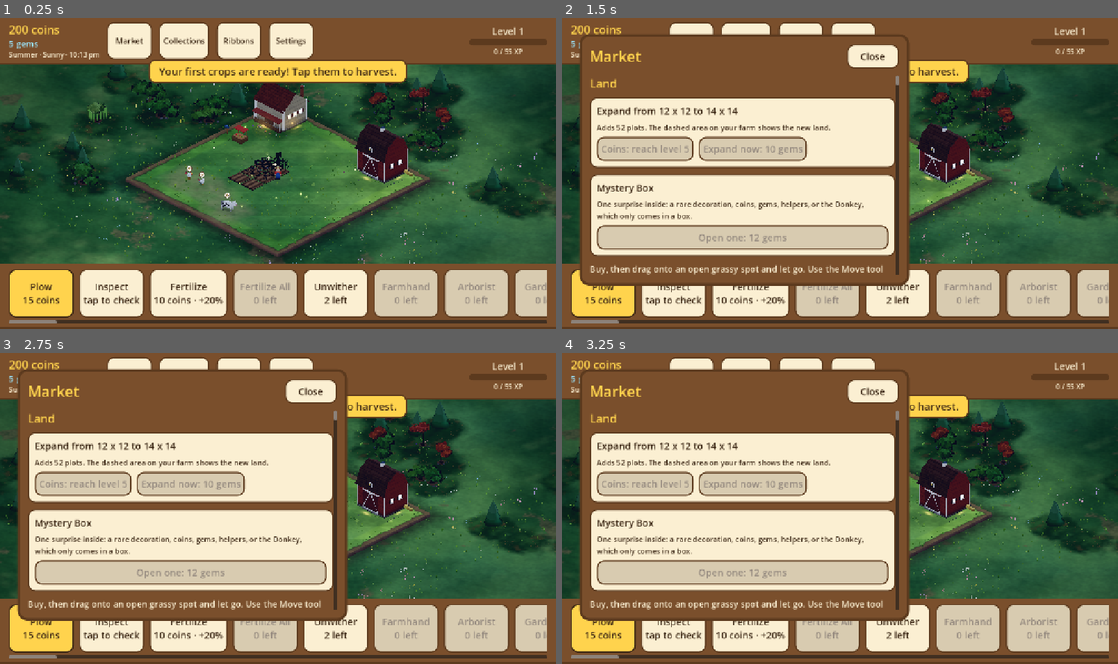
Above: before the commit, frames 1-4 (two rows, left to right).
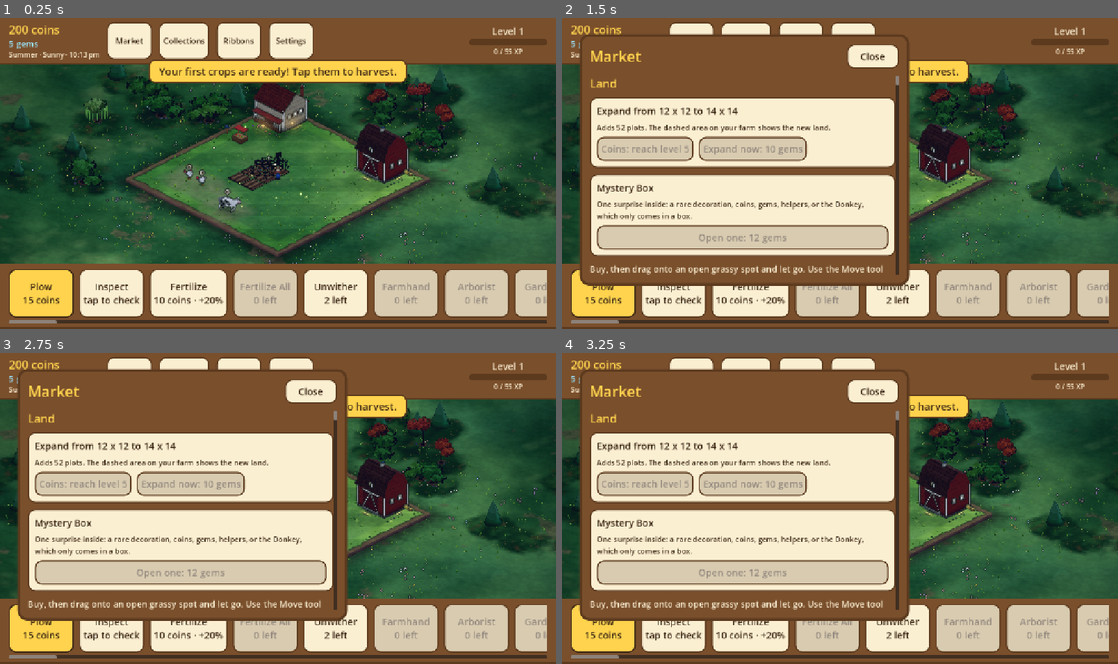
Above: after the commit, the same moments.

Repository: aniket-patra-1998/farm-game
Game: Godot game, scene res://scenes/main.tscn
Same seed, same stepped clock (60 frames per second), same inputs: the game is played once before the commit and once after it.
Inputs:
- Up to frame 1 (0.25 s): no input
- Up to frame 2 (1.5 s): click "Market" at 0.5 s; click "Collections" at 1.25 s
- Up to frame 3 (2.75 s): click "Ribbons" at 2 s
- Up to frame 4 (3.25 s): click "Plow 15 coins" at 2.75 s

The runs differ from the first frame. In frame 1, 2.4% of the frame differs, in the area x 8-97%, y 18-80%; in frame 2, 0.9%; in frame 3, 0.9%; in frame 4, 0.9%.

Commit message:
FarmVille proportions: bigger animals, trees and decorations; ink outline pass in the colour grade
Co-Authored-By: Claude Sonnet 5.5 <noreply@anthropic.com>
Claude-Session: https://claude.ai/code/session_014fNSr1LTa4ZmUtF6K6voar

Diff:
--- a/data/scale_guide.json
+++ b/data/scale_guide.json
@@ -1,7 +1,27 @@
 {
   "_doc": "How tall each kind of thing should stand, in tiles (scripts/world3d/scale_guide.gd): [lowest, highest]. A mo …(289 unchanged characters)…
   "heights": {
-    "tree": [1.2, 2.0],
-    "bloom": [0.3, 0.5]
+    "tree": [
+      1.5,
+      2.4
+    ],
+    "bloom": [
+      0.3,
+      0.5
+    ]
+  },
+  "decor": {
+    "_doc": "Decorations are drawn this much bigger than they are modelled: FarmVille's were chunky and filled their tile. `default` for every decoration, `ids` for the ones that already fill their footprint.",
+    "default": 1.5,
+    "ids": {
+      "flower_bed": 1.0,
+      "small_pond": 1.0,
+      "large_pond": 1.0,
+      "bridge": 1.0,
+      "arbor": 1.15,
+      "farm_stand": 1.15,
+      "water_well": 1.2,
+      "mailbox": 1.3
+    }
   }
 }
--- a/scripts/main.gd
+++ b/scripts/main.gd
@@ -5,6 +5,7 @@
 ## Touch: pinch to zoom, two-finger drag to move, or one-finger drag with the Hand tool.
 ## Mouse: wheel to zoom, right- or middle-drag to move. Trackpad gestures also work.
 
+const INK := 0.6   # the dark outline drawn round things (grade.gdshader), 0 off: FarmVille's inked look
 const MAX_ZOOM_FACTOR := 3.5 # how far you can zoom in, relative to the whole-farm view
 const WHEEL_STEP := 1.1
 
@@ -149,6 +150,7 @@
 	shadows.strength = 0.0 if sun < 0.0 else (1.0 - dark) * clampf(1.0 - absf(cover - 0.45) / 0.4, 0.0, 1.0)
 	# Colour grade: richer by day, cool and soft at night, warm low sun, fog haze.
 	var m := grade.material as ShaderMaterial
+	m.set_shader_parameter("ink", INK)
 	m.set_shader_parameter("saturation", lerpf(1.12, 0.92, dark) * (1.0 - float(w["desat"])))
 	m.set_shader_parameter("contrast", lerpf(1.08, 0.98, dark))
 	m.set_shader_parameter("lift", Vector3(0.02, 0.035, 0.08) * dark)
--- a/scripts/world3d/animal_3d.gd
+++ b/scripts/world3d/animal_3d.gd
@@ -9,7 +9,7 @@
 ## Local space: the animal faces +x, up is +y, its left side is -z. Sizes are the rig's pixels (made for a
 ## 128-pixel tile) times PX, so a cow is a little over half a tile long.
 
-const PX := 1.4 / IsoProjection.PX_PER_UNIT    # rig pixels to world units (a cow fills most of a tile)
+const PX := 1.9 / IsoProjection.PX_PER_UNIT    # rig pixels to world units (a cow is about a tile long, as in FarmVille)
 const TURN_RATE := 6.0                          # how fast it turns to face where it's going (radians/s)
 ## The two ways an animal stands when still: side-on to the camera, turned a little toward it (FarmVille's
 ## three-quarter view), facing screen right or screen left. 0 faces +x; screen right is +x -z (pi/4).
--- a/scripts/world3d/decor_model.gd
+++ b/scripts/world3d/decor_model.gd
@@ -299,6 +299,10 @@
 			ModelKit.box(root, c + Vector3(-0.2, 0, -0.2), c + Vector3(0.2, 0.4, 0.2), ModelKit.surface(col, "boards"))
 	if SWAY_BY_ID.has(id):
 		ModelKit.sway_all(root, SWAY_BY_ID[id])
+	# Chunkier than modelled, about the middle of its footprint (the ground stays where it is).
+	var chunk := ScaleGuide.decor_scale(id)
+	root.scale = Vector3.ONE * chunk
+	root.position = c * (1.0 - chunk)
 	return ModelKit.bake(root)
 
 
--- a/scripts/world3d/scale_guide.gd
+++ b/scripts/world3d/scale_guide.gd
@@ -9,6 +9,7 @@
 
 static var _ranges := {}
 static var _factors := {}
+static var _decor := {}
 
 
 ## What to multiply an item's size by so it stands within its kind's range (1.0 when it already does, or its
@@ -24,6 +25,16 @@
 			f = clampf(h, float(range_of[0]), float(range_of[1])) / h
 	_factors[id] = f
 	return f
+
+
+## How much bigger a decoration is drawn than it is modelled (1.0 for anything with no entry and no default).
+static func decor_scale(id: String) -> float:
+	if _decor.is_empty():
+		var parsed: Variant = JSON.parse_string(FileAccess.get_file_as_string(DATA))
+		_decor = (parsed as Dictionary).get("decor", {}) if parsed is Dictionary else {}
+		if _decor.is_empty():
+			_decor = {"default": 1.0}
+	return float((_decor.get("ids", {}) as Dictionary).get(id, _decor.get("default", 1.0)))
 
 
 static func _heights() -> Dictionary:
--- a/scripts/world3d/tree_model.gd
+++ b/scripts/world3d/tree_model.gd
@@ -24,8 +24,8 @@
 const FRUIT_GROWING := 3
 const FLOWERS: Array[Color] = [Color("#f6e04a"), Color("#f7f2e8"), Color("#e98bb0"), Color("#9b7be0")]
 const TRUNK_BULK := 0.7     # trunks are drawn a little slimmer than the data says
-const TRUNK_TALL := 0.8     # and shorter: FarmVille's crowns sit low on a short trunk, the crown is the tree
-const CROWN_GROW := 1.3     # and the crown is big, well over a tile across, the way FarmVille's were
+const TRUNK_TALL := 1.0     # a trunk shows under the crown, the crown is the tree
+const CROWN_GROW := 1.55    # and the crown is big, well over a tile across, the way FarmVille's were
 const TRUNK_VARY_MIN := 0.85   # each tree's trunk is its own length, apart from its crown's size
 const TRUNK_VARY_MAX := 1.25
 const TALL_MIN := 0.85      # each tree is its own height, this much of its kind's..
--- a/shaders/grade.gdshader
+++ b/shaders/grade.gdshader
@@ -11,9 +11,24 @@
 uniform vec2 warm_from = vec2(0.0, 0.3);        // screen position of the sun side
 uniform vec4 haze = vec4(0.86, 0.88, 0.9, 0.0); // rgb = fog colour, a = strength
 uniform float vignette = 0.2;
+uniform float ink = 0.0;          // the dark outline round things, 0 off .. 1 full (FarmVille's inked look)
+uniform float ink_reach = 1.0;    // how many pixels out it looks for an edge
+uniform float ink_from = 0.3;     // how big a jump in light or colour makes an edge
+uniform vec3 ink_colour = vec3(0.07, 0.1, 0.05);
 
 void fragment() {
 	vec3 c = texture(screen_tex, SCREEN_UV).rgb;
+	if (ink > 0.0) {
+		vec2 px = ink_reach / vec2(textureSize(screen_tex, 0));
+		vec3 e = texture(screen_tex, SCREEN_UV + vec2(px.x, 0.0)).rgb;
+		vec3 w = texture(screen_tex, SCREEN_UV - vec2(px.x, 0.0)).rgb;
+		vec3 s = texture(screen_tex, SCREEN_UV + vec2(0.0, px.y)).rgb;
+		vec3 n = texture(screen_tex, SCREEN_UV - vec2(0.0, px.y)).rgb;
+		// Lightness counts most, colour a little, so a green tree against green grass still gets its edge.
+		float jump = length(e - w) + length(s - n);
+		float edge = smoothstep(ink_from, ink_from * 3.0, jump);
+		c = mix(c, ink_colour, edge * ink);
+	}
 	float l = dot(c, vec3(0.299, 0.587, 0.114));
 	c = mix(vec3(l), c, saturation);
 	c = (c - 0.5) * contrast + 0.5;
--- a/tests/suites/world3d_test.gd
+++ b/tests/suites/world3d_test.gd
@@ -722,8 +722,8 @@
 		var h := ScaleGuide.height_of(id) * ScaleGuide.factor(id)
 		top[kind] = maxf(top[kind], h)
 		low[kind] = minf(low[kind], h)
-	_check(low["tree"] >= 1.19 and top["tree"] <= 2.01,
-		"trees stand 1.2-2.0 tiles (%.2f-%.2f)" % [low["tree"], top["tree"]])
+	_check(low["tree"] >= 1.49 and top["tree"] <= 2.41,
+		"trees stand 1.5-2.4 tiles (%.2f-%.2f)" % [low["tree"], top["tree"]])
 	_check(low["bloom"] >= 0.29 and top["bloom"] <= 0.51,
 		"blooms stand 0.3-0.5 (%.2f-%.2f)" % [low["bloom"], top["bloom"]])
 	_check(top["bloom"] < low["tree"], "the tallest flower is shorter than the shortest tree")
@@ -1080,6 +1080,7 @@
 		var middle := world.camera.unproject_position(crown["centre"])
 		_eq(grid.picker.call(middle), uid, "a tap in the middle of tree %d's crown picks it" % k)
 		var trunk_box: AABB = crown["trunk"]
-		var foot := world.camera.unproject_position(trunk_box.get_center())
+		var foot := world.camera.unproject_position(Vector3(trunk_box.get_center().x, trunk_box.position.y + 0.06,
+			trunk_box.get_center().z))   # low down, where no crown in front of it covers it
 		_eq(grid.picker.call(foot), uid, "and a tap on its trunk picks it too")
 	main.free()
